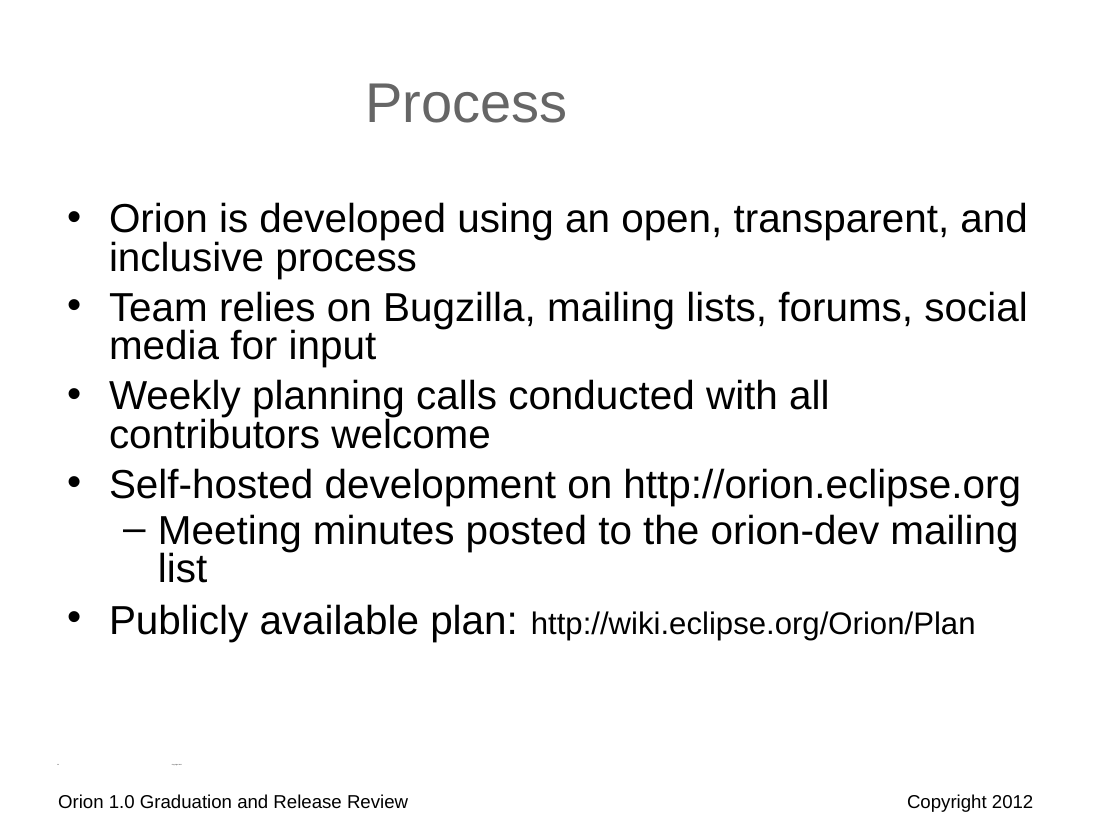
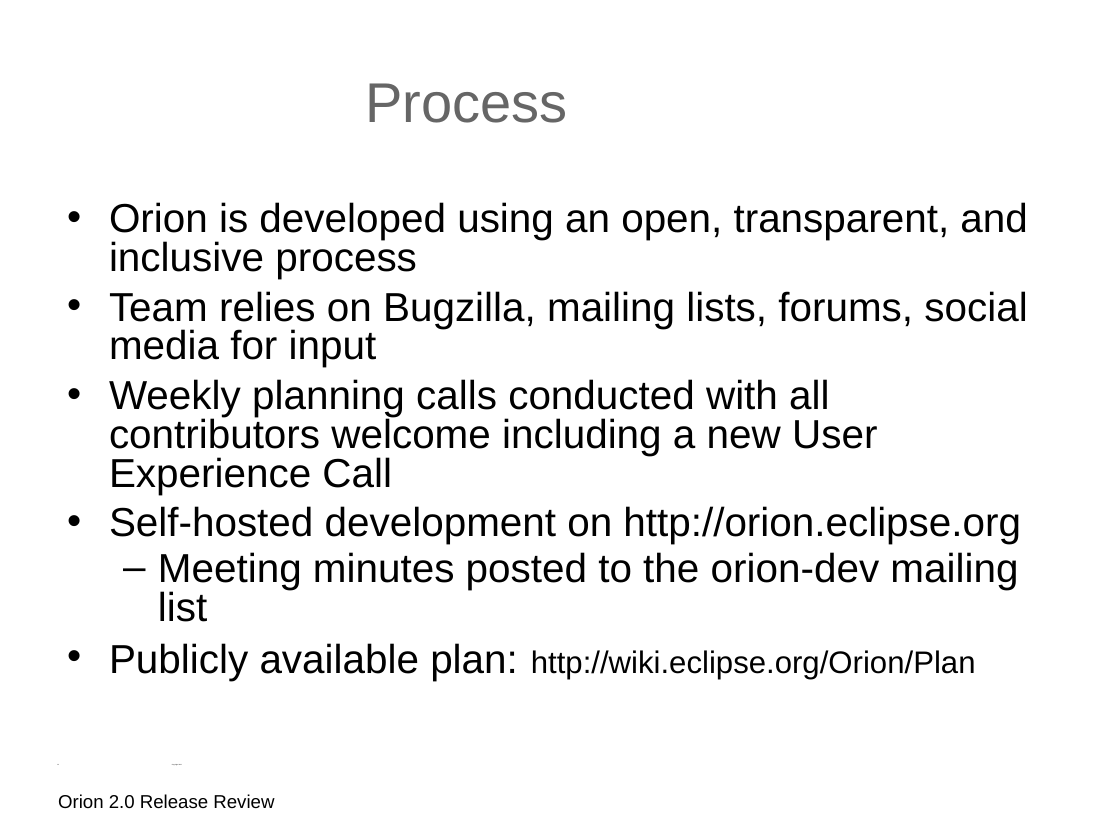
Before and after one commit to eclipse-archived/orion, a slide deck: slide 12 of reviews/orion-2-0-release-review.odp (slide 23 before the commit). Drawn at 1120x840 pixels with LibreOffice and Linux fonts; fonts in the diff are those of the drawing; background and template pictures are left out. Boxes give left, top, right and bottom in pixels: in the first picture for what was removed or moved away, otherwise in the second. Text is boxed around its words. In the diff, an @@ line names an element or a change of style, - is before the commit and + after.

Commit message:
Updating 2.0 Review Slides

```diff
--- a/reviews/orion-2-0-release-review.odp
+++ b/reviews/orion-2-0-release-review.odp
@@ text at box(109, 379, 877, 495): text changed @@
-• Weekly planning calls conducted with all contributors welcome
+• Weekly planning calls conducted with all contributors welcome including a new User Experience Call
@@ text at box(58, 794, 274, 809): text changed @@
-Orion 1.0 Graduation and Release Review
+Orion 2.0 Release Review
@@ text removed at box(907, 794, 1033, 812) @@
-Copyright 2012
```
Also in this commit, not shown: 9 other slides changed, 4 slides added, 15 slides removed, 1 other file.
